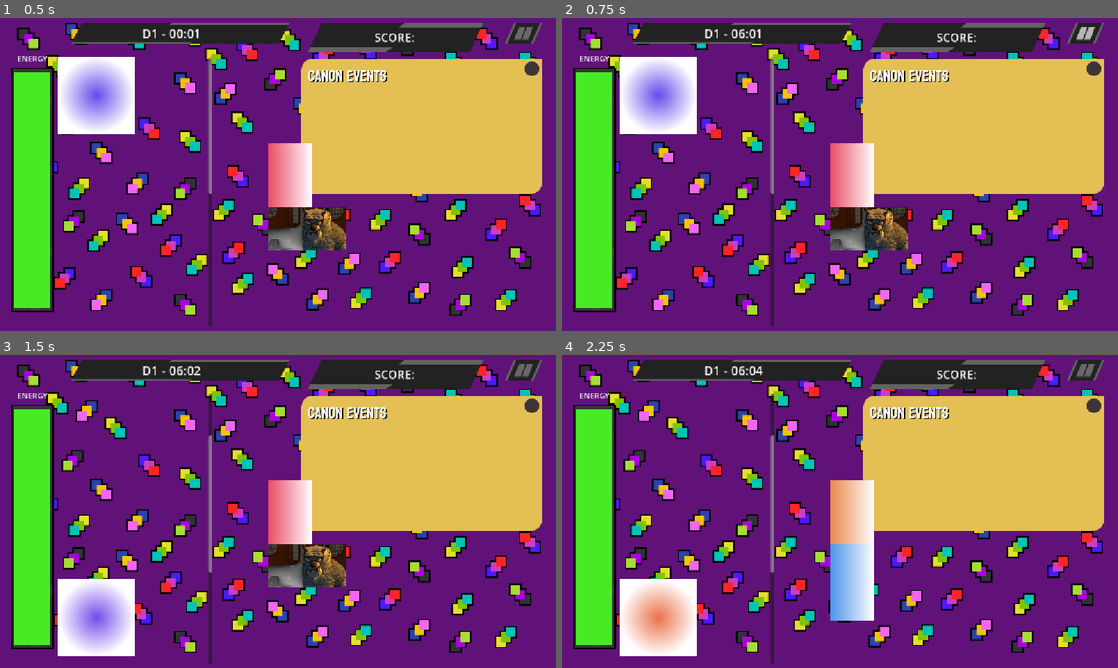
Above: before the commit, frames 1-4 (two rows, left to right).
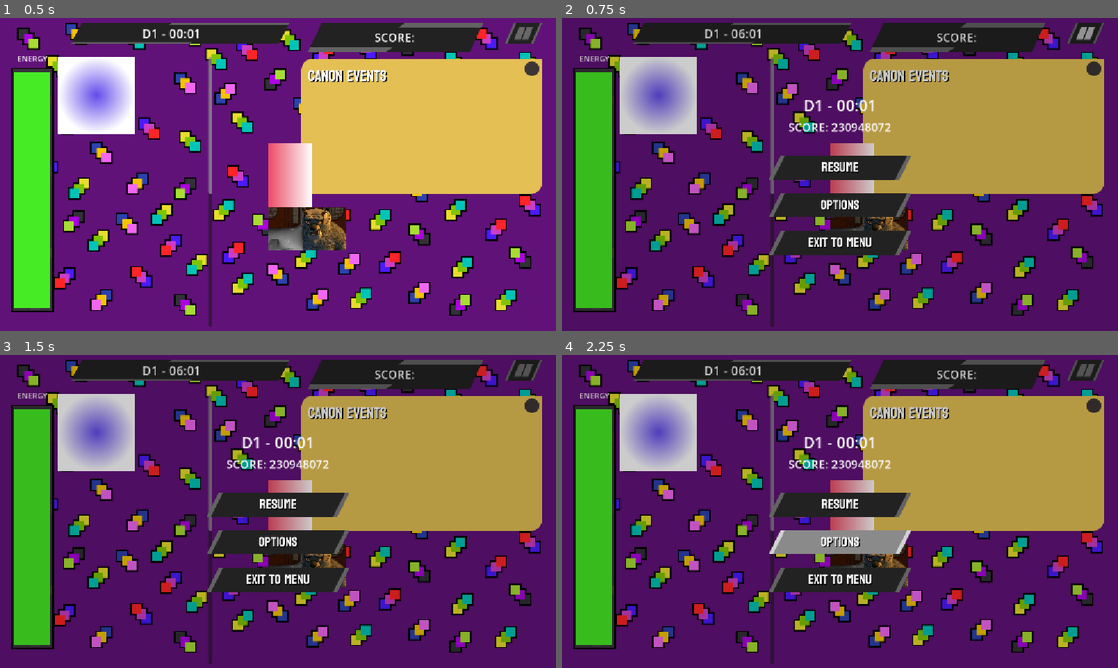
Above: after the commit, the same moments.

Repository: shi-reker/ScrollMaxxer
Game: Godot game, scene res://Scenes/main.tscn
Two runs of this game, one before a commit and one after it. Both use one fixed random seed, a clock stepped at 60 frames per second and the inputs below. The engine's default icon, where the game draws it, is replaced by a stand-in: a white triangle on a blue panel in a dark square.
Inputs (mouse positions are in pixels of both pictures, inside the frame that each line leads up to):
- Up to frame 1 (0.5 s): no input
- Up to frame 2 (0.75 s): click (1084, 33) at 0.5 s
- Up to frame 3 (1.5 s): click (278, 480) at 1.27 s
- Up to frame 4 (2.25 s): click (840, 542) at 2.02 s

Frame 1 is identical in both runs. In frame 2, 39% of the frame differs, in the area x 2-98%, y 2-95%; in frame 3, 42%; in frame 4, 43%, in the area x 2-98%, y 2-97%.

Commit message:
pause manu (incomplete)

Diff:
--- a/Scenes/main.tscn
+++ b/Scenes/main.tscn
@@ -33,13 +33,14 @@
 font = SubResource("SystemFont_c53bp")
 font_size = 24
 
-[node name="Main" type="Node2D" unique_id=1606289912 node_paths=PackedStringArray("cur_content", "content_manager", "meme_manager", "clock", "energyBar")]
+[node name="Main" type="Node2D" unique_id=1606289912 node_paths=PackedStringArray("cur_content", "content_manager", "meme_manager", "clock", "energyBar", "pause")]
 script = ExtResource("1_fdnlq")
 cur_content = NodePath("BG layer/UI layer/ContentManager/ContentList/Content")
 content_manager = NodePath("BG layer/UI layer/ContentManager")
 meme_manager = NodePath("BG layer/UI layer/MemeManager")
 clock = NodePath("BG layer/UI layer/TimeCounter/Date&TimeText")
 energyBar = NodePath("BG layer/UI layer/EnergyBar")
+pause = NodePath("BG layer/UI layer/PauseButton")
 
 [node name="Camera2D" type="Camera2D" parent="." unique_id=1863998892]
 anchor_mode = 0
@@ -229,5 +230,6 @@
 text = "Energy"
 uppercase = true
 
+[connection signal="pressed" from="BG layer/UI layer/PauseButton" to="." method="_on_pause_button_pressed"]
 [connection signal="meme_selected" from="BG layer/UI layer/MemeManager" to="." method="_on_meme_manager_meme_selected"]
 [connection signal="scrolled" from="BG layer/UI layer/ContentManager" to="." method="_on_content_manager_scrolled"]
--- /dev/null
+++ b/Scenes/pause_menu.tscn
@@ -0,0 +1,108 @@
+[gd_scene format=3 uid="uid://bu5i12iejwxqw"]
+
+[ext_resource type="Texture2D" uid="uid://bblukwsnk5slf" path="res://assets/pause bg.png" id="1_taale"]
+[ext_resource type="Script" uid="uid://dksc32tdyj1ai" path="res://scripts/menus/pause_menu.gd" id="2_q7fiq"]
+[ext_resource type="Texture2D" uid="uid://62l3xxsn5snd" path="res://assets/UI/buttons/pause menu/resume button idle.png" id="3_6wqnn"]
+[ext_resource type="Texture2D" uid="uid://cuki1wtxv3qhe" path="res://assets/UI/buttons/pause menu/resume button pressed.png" id="4_1ymcx"]
+[ext_resource type="Texture2D" uid="uid://r1wnhh2eo2j5" path="res://assets/UI/buttons/pause menu/resume button hover.png" id="5_h7ojb"]
+[ext_resource type="Texture2D" uid="uid://d3ehkekj4h85v" path="res://assets/UI/buttons/main menu/options button idle.png" id="6_wqpeb"]
+[ext_resource type="Texture2D" uid="uid://dia14owqooalr" path="res://assets/UI/buttons/main menu/options button pressed.png" id="7_tekra"]
+[ext_resource type="Texture2D" uid="uid://bpq54wbc3n8r3" path="res://assets/UI/buttons/main menu/options button hover.png" id="8_8flw2"]
+[ext_resource type="Texture2D" uid="uid://dkvfbfy61kf5l" path="res://assets/UI/buttons/pause menu/save button idle.png" id="9_c8xnj"]
+[ext_resource type="Texture2D" uid="uid://h6mef7u7yhoc" path="res://assets/UI/buttons/pause menu/save button pressed.png" id="10_m5ant"]
+[ext_resource type="Texture2D" uid="uid://c3l1hp8nhxivy" path="res://assets/UI/buttons/pause menu/save button hover.png" id="11_kg368"]
+[ext_resource type="Texture2D" uid="uid://bo82mgaeerlfb" path="res://assets/UI/buttons/pause menu/exit button idle.png" id="12_pqvcn"]
+[ext_resource type="Texture2D" uid="uid://b6p0avrkichra" path="res://assets/UI/buttons/pause menu/exit button pressed.png" id="13_1gov1"]
+[ext_resource type="Texture2D" uid="uid://dbb1io04ktnvv" path="res://assets/UI/buttons/pause menu/exit button hover.png" id="14_uv8gj"]
+
+[sub_resource type="LabelSettings" id="LabelSettings_y2c35"]
+font_size = 32
+
+[sub_resource type="LabelSettings" id="LabelSettings_emv3i"]
+font_size = 24
+
+[node name="PauseMenu" type="TextureRect" unique_id=392182149 node_paths=PackedStringArray("dateNtime", "score", "resumeButton", "optionsButton", "saveButton", "exitButton")]
+anchors_preset = 15
+anchor_right = 1.0
+anchor_bottom = 1.0
+grow_horizontal = 2
+grow_vertical = 2
+texture = ExtResource("1_taale")
+script = ExtResource("2_q7fiq")
+dateNtime = NodePath("VBoxContainer/VBoxContainer/DatenTime")
+score = NodePath("VBoxContainer/VBoxContainer/Score")
+resumeButton = NodePath("VBoxContainer/VBoxContainer2/Resume")
+optionsButton = NodePath("VBoxContainer/VBoxContainer2/Options")
+saveButton = NodePath("VBoxContainer/VBoxContainer2/Save")
+exitButton = NodePath("VBoxContainer/VBoxContainer2/Exit")
+
+[node name="VBoxContainer" type="VBoxContainer" parent="." unique_id=474483957]
+layout_mode = 1
+anchors_preset = -1
+anchor_left = 0.5
+anchor_top = 0.5
+anchor_right = 0.5
+anchor_bottom = 0.5
+offset_left = -148.0
+offset_top = -166.5
+offset_right = 148.0
+offset_bottom = 166.5
+grow_horizontal = 2
+grow_vertical = 2
+theme_override_constants/separation = 42
+
+[node name="VBoxContainer" type="VBoxContainer" parent="VBoxContainer" unique_id=1399729407]
+layout_mode = 2
+theme_override_constants/separation = 6
+
+[node name="DatenTime" type="Label" parent="VBoxContainer/VBoxContainer" unique_id=95544977]
+layout_mode = 2
+text = "D1 - 00:01"
+label_settings = SubResource("LabelSettings_y2c35")
+horizontal_alignment = 1
+vertical_alignment = 1
+uppercase = true
+
+[node name="Score" type="Label" parent="VBoxContainer/VBoxContainer" unique_id=1063829204]
+layout_mode = 2
+text = "score: 230948072"
+label_settings = SubResource("LabelSettings_emv3i")
+horizontal_alignment = 1
+vertical_alignment = 2
+uppercase = true
+
+[node name="VBoxContainer2" type="VBoxContainer" parent="VBoxContainer" unique_id=168014259]
+layout_mode = 2
+size_flags_horizontal = 4
+size_flags_vertical = 4
+theme_override_constants/separation = 28
+
+[node name="Resume" type="TextureButton" parent="VBoxContainer/VBoxContainer2" unique_id=1681132861]
+layout_mode = 2
+texture_normal = ExtResource("3_6wqnn")
+texture_pressed = ExtResource("4_1ymcx")
+texture_hover = ExtResource("5_h7ojb")
+
+[node name="Options" type="TextureButton" parent="VBoxContainer/VBoxContainer2" unique_id=276722686]
+layout_mode = 2
+texture_normal = ExtResource("6_wqpeb")
+texture_pressed = ExtResource("7_tekra")
+texture_hover = ExtResource("8_8flw2")
+
+[node name="Save" type="TextureButton" parent="VBoxContainer/VBoxContainer2" unique_id=1217911011]
+visible = false
+layout_mode = 2
+texture_normal = ExtResource("9_c8xnj")
+texture_pressed = ExtResource("10_m5ant")
+texture_hover = ExtResource("11_kg368")
+
+[node name="Exit" type="TextureButton" parent="VBoxContainer/VBoxContainer2" unique_id=157769380]
+layout_mode = 2
+texture_normal = ExtResource("12_pqvcn")
+texture_pressed = ExtResource("13_1gov1")
+texture_hover = ExtResource("14_uv8gj")
+
+[connection signal="pressed" from="VBoxContainer/VBoxContainer2/Resume" to="." method="_on_resume_pressed"]
+[connection signal="pressed" from="VBoxContainer/VBoxContainer2/Options" to="." method="_on_options_pressed"]
+[connection signal="pressed" from="VBoxContainer/VBoxContainer2/Save" to="." method="_on_save_pressed"]
+[connection signal="pressed" from="VBoxContainer/VBoxContainer2/Exit" to="." method="_on_exit_pressed"]
--- a/scripts/main/main.gd
+++ b/scripts/main/main.gd
@@ -24,6 +24,7 @@
 @export var clock:Label
 @export var energyBar:EnergyBar
 @export var combo_counter: ComboCounter
+@export var pause:TextureButton
 
 func _ready() -> void:
 	energy = energy
@@ -83,3 +84,11 @@
 	var content_genre: Enums.Genre = new_content.content_stats.genre
 	print_debug("new content genre is ", content_genre)
 	meme_manager.reload_memes(content_genre, emotion)
+
+func _on_pause_button_pressed() -> void:
+	var pauseLayer = CanvasLayer.new()
+	var pauseScene = load("res://Scenes/pause_menu.tscn")
+	var pauseMenu = pauseScene.instantiate()
+	pauseLayer.add_child(pauseMenu)
+	get_tree().root.add_child(pauseLayer)
+	get_tree().paused = true
--- /dev/null
+++ b/scripts/menus/pause_menu.gd
@@ -0,0 +1,22 @@
+extends TextureRect
+
+@export var dateNtime:Label
+@export var score:Label
+@export var resumeButton:TextureButton
+@export var optionsButton:TextureButton
+@export var saveButton:TextureButton
+@export var exitButton:TextureButton
+
+func _on_resume_pressed() -> void:
+	get_tree().paused = false
+	queue_free()
+
+func _on_options_pressed() -> void:
+	pass # Replace with function body.
+
+func _on_save_pressed() -> void:
+	pass # Replace with function body.
+
+func _on_exit_pressed() -> void:
+	get_tree().paused = false
+	get_tree().change_scene_to_file("res://Scenes/main_menu.tscn")
--- a/scripts/tasks/task_spawner.gd
+++ b/scripts/tasks/task_spawner.gd
@@ -73,7 +73,6 @@
 
 func FillRequest():
 	give_resources.emit((game.hr*60)+game.min, game.energy, game.day)
-	print_debug(game.energy)
 
 func SetTime(minute, energy):
 	game.min += minute
@@ -98,7 +97,6 @@
 
 	while a == 0:
 		var timeFrame:Array = tasksByTime[selection.pick_random()]
-		#print_debug("roll")
 		if !timeFrame.is_empty():
 			taskType = timeFrame.pick_random()
 			a = 1
--- a/scripts/tasks/tasks.gd
+++ b/scripts/tasks/tasks.gd
@@ -100,7 +100,7 @@
 	var energyConsumed:int
 
 	if taskType == taskDetails.Tags.REST:
-		print_debug("rest")
+		#print_debug("rest")
 		match taskCategory:
 			taskDetails.Category.MEDIUM:
 				timeConsumed = 120
@@ -113,24 +113,24 @@
 				energyConsumed = -75
 				taskPBar.value += 100
 	else:
-		print_debug("not rest")
+		#print_debug("not rest")
 		var consumption
 		match taskCategory:
 			taskDetails.Category.SHORT:
 				consumption = ResolveTaskShort()
-				print_debug("short")
+				#print_debug("short")
 
 			taskDetails.Category.MEDIUM:
 				consumption = ResolveTaskMed()
-				print_debug("med")
+				#print_debug("med")
 
 			taskDetails.Category.LONG:
 				consumption = ResolveTaskLong()
-				print_debug("long")
+				#print_debug("long")
 
 		print_debug(energy)
 		if !consumption:
-			print_debug("fuck")
+			#print_debug("fuck")
 			return
 		energyConsumed = consumption[0]
 		timeConsumed = consumption[1]
@@ -144,7 +144,7 @@
 	#if taskDetails.Due > 1440:
 
 	if startTime + taskDetails.Due <= hr:
-		print_debug(taskDetails.Title+": "+str(startTime)+", "+ str(taskDetails.Due) +", "+ str(hr))
+		#print_debug(taskDetails.Title+": "+str(startTime)+", "+ str(taskDetails.Due) +", "+ str(hr))
 		queue_free()
 	else:
 
Binary file added: assets/UI/buttons/pause menu/exit button hover.png
Not shown, added: assets/UI/buttons/pause menu/exit button hover.png.import
Binary file added: assets/UI/buttons/pause menu/exit button idle.png
Not shown, added: assets/UI/buttons/pause menu/exit button idle.png.import
Binary file added: assets/UI/buttons/pause menu/exit button pressed.png
Not shown, added: assets/UI/buttons/pause menu/exit button pressed.png.import
Binary file added: assets/UI/buttons/pause menu/resume button hover.png
Not shown, added: assets/UI/buttons/pause menu/resume button hover.png.import
Binary file added: assets/UI/buttons/pause menu/resume button idle.png
Not shown, added: assets/UI/buttons/pause menu/resume button idle.png.import
Binary file added: assets/UI/buttons/pause menu/resume button pressed.png
Not shown, added: assets/UI/buttons/pause menu/resume button pressed.png.import
(and 9 more such lines)
